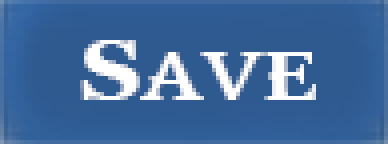
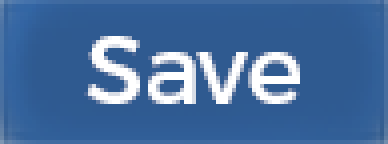
Comparing the layer stacks of the two 388 x 144 images. Changes:
painted on "Save" over [80, 36, 316, 104]
